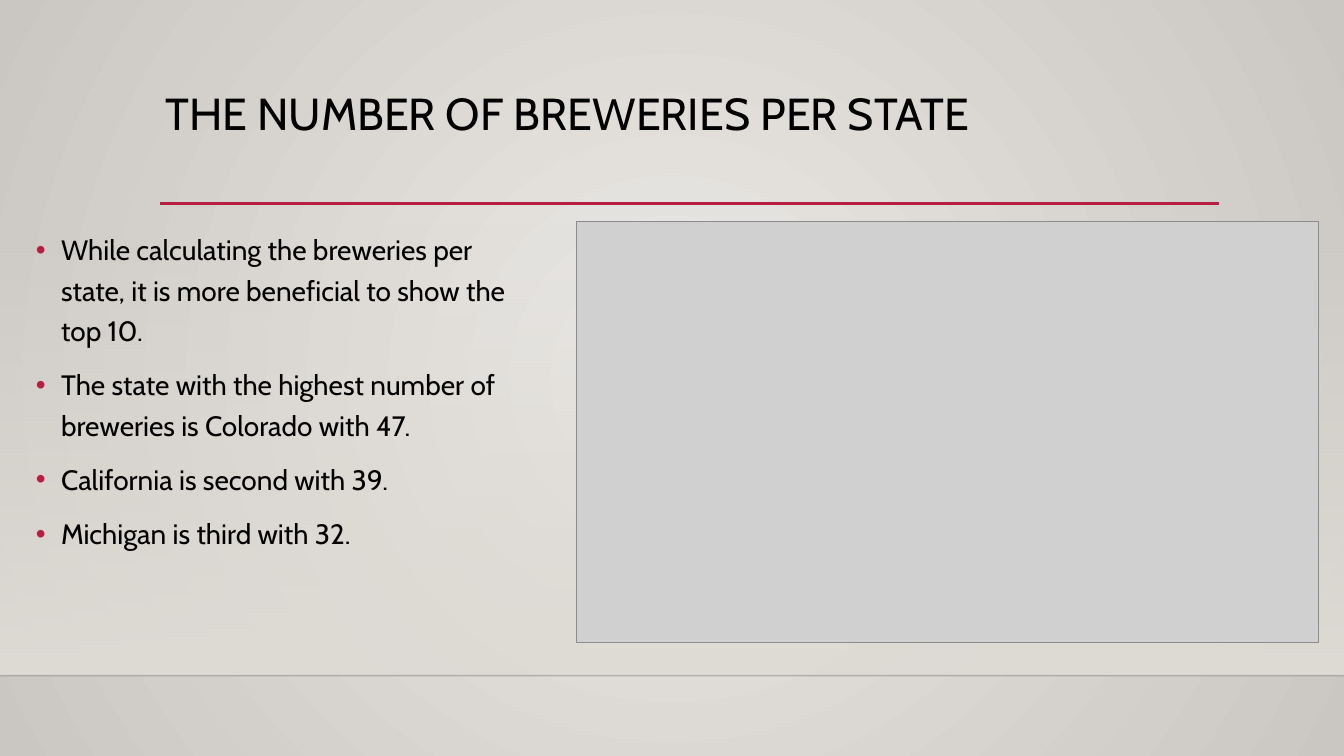
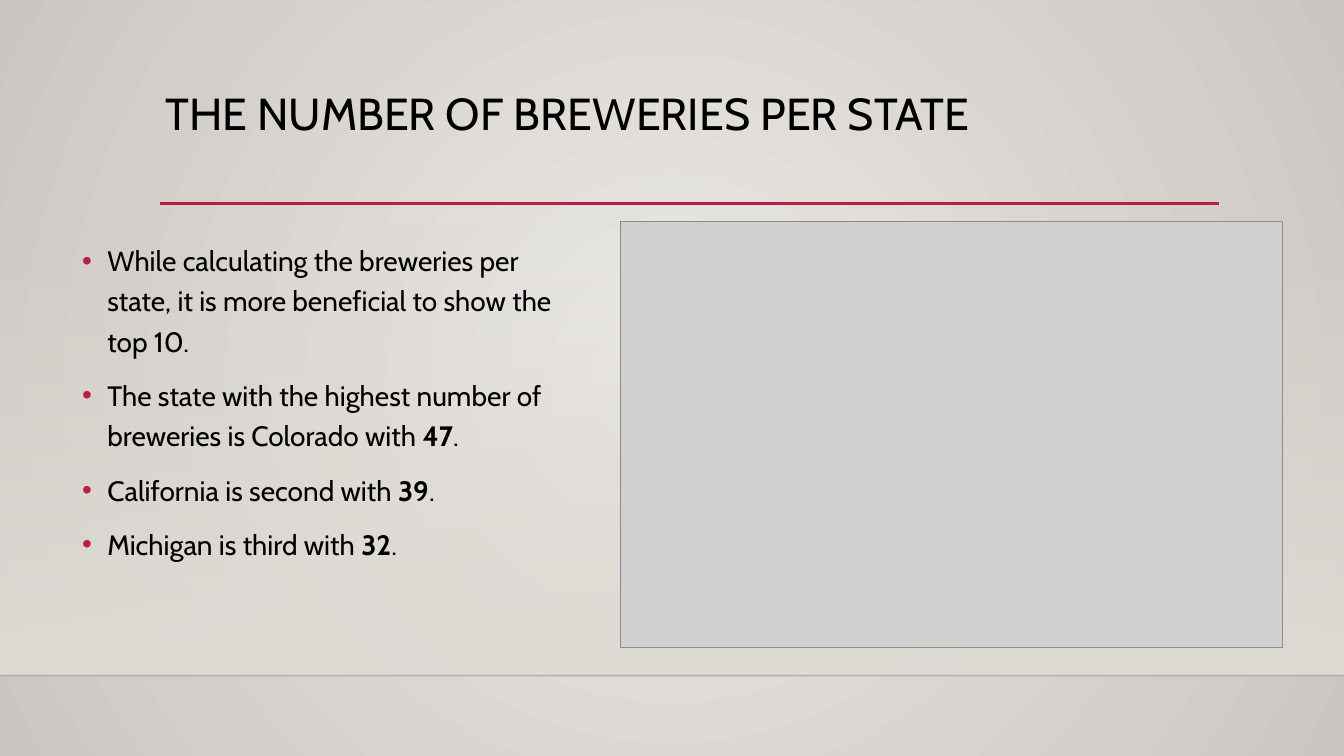
Before and after one commit to sajmera9/BeerCaseStudy1, a slide deck: slide 2 of CaseStudy1_Final_Presentation.pptx. Drawn at 1344x756 pixels with LibreOffice and Linux fonts; fonts in the diff are those of the drawing; grey boxes stand for pictures; background and template pictures are left out. Boxes give left, top, right and bottom in pixels: in the first picture for what was removed or moved away, otherwise in the second. Text is boxed around its words. In the diff, an @@ line names an element or a change of style, - is before the commit and + after.

```diff
--- a/CaseStudy1_Final_Presentation.pptx
+++ b/CaseStudy1_Final_Presentation.pptx
@@ text "While calculating the breweries per ...": place and size @@
-text "While calculating the breweries per ..." at [61, 239, 505, 551]
+text "While calculating the breweries per ..." at [107, 250, 551, 562]
@@ picture: place and size @@
-picture at [577, 221, 1319, 642]
+picture at [621, 221, 1282, 647]
@@ text at [107, 385, 542, 562]: bold on in "47.", "39.", "32." @@
```
Also in this commit, not shown: 7 other slides changed.
